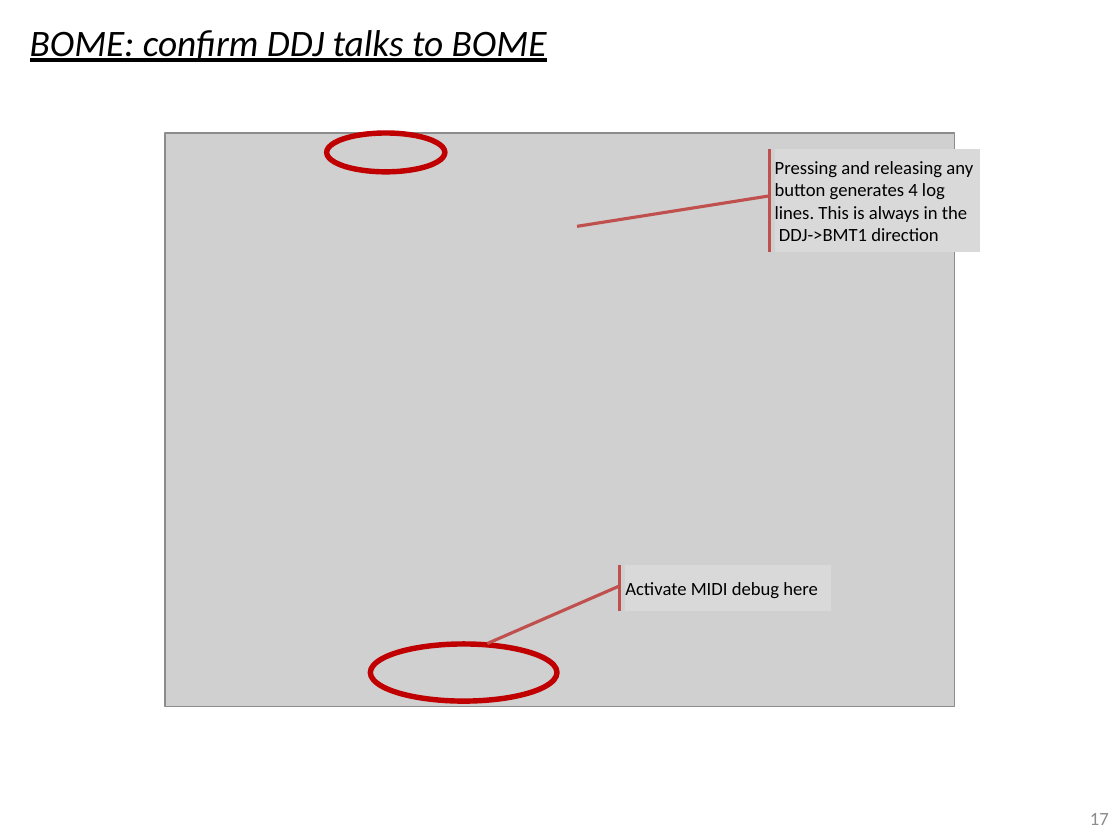
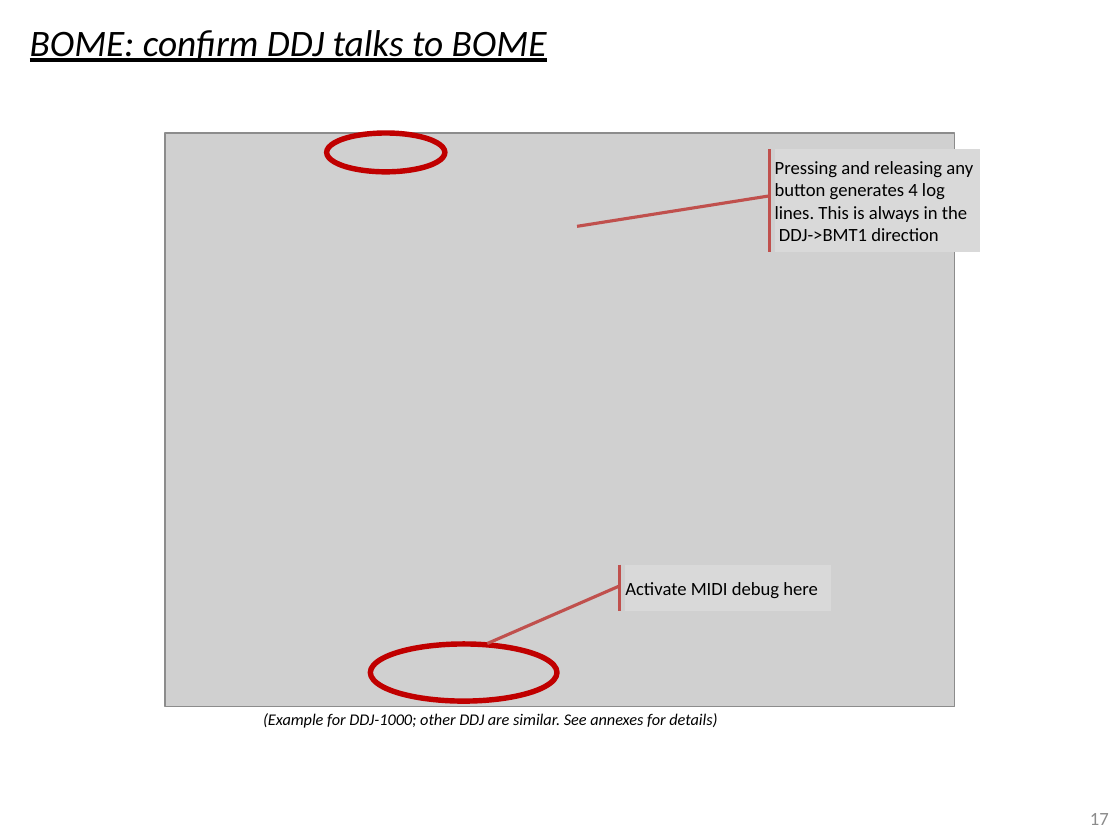
Before and after one commit to pestrela/music, a slide deck: slide 17 of traktor/mapping_ddj_1000/Support files/Source files/DDJ - BOME Installation Guide.pptx. Drawn at 1120x840 pixels with LibreOffice and Linux fonts; fonts in the diff are those of the drawing; grey boxes stand for pictures. Boxes give left, top, right and bottom in pixels: in the first picture for what was removed or moved away, otherwise in the second. Text is boxed around its words. In the diff, an @@ line names an element or a change of style, - is before the commit and + after.

```diff
--- a/traktor/mapping_ddj_1000/Support files/Source files/DDJ - BOME Installation Guide.pptx
+++ b/traktor/mapping_ddj_1000/Support files/Source files/DDJ - BOME Installation Guide.pptx
@@ text added at [263,713,717,728], 10.5 pt, text #000000, italic @@
+(Example for DDJ-1000; other DDJ are similar. See annexes for details)
```
Also in this commit, not shown: 17 other slides changed, 5 other files.
